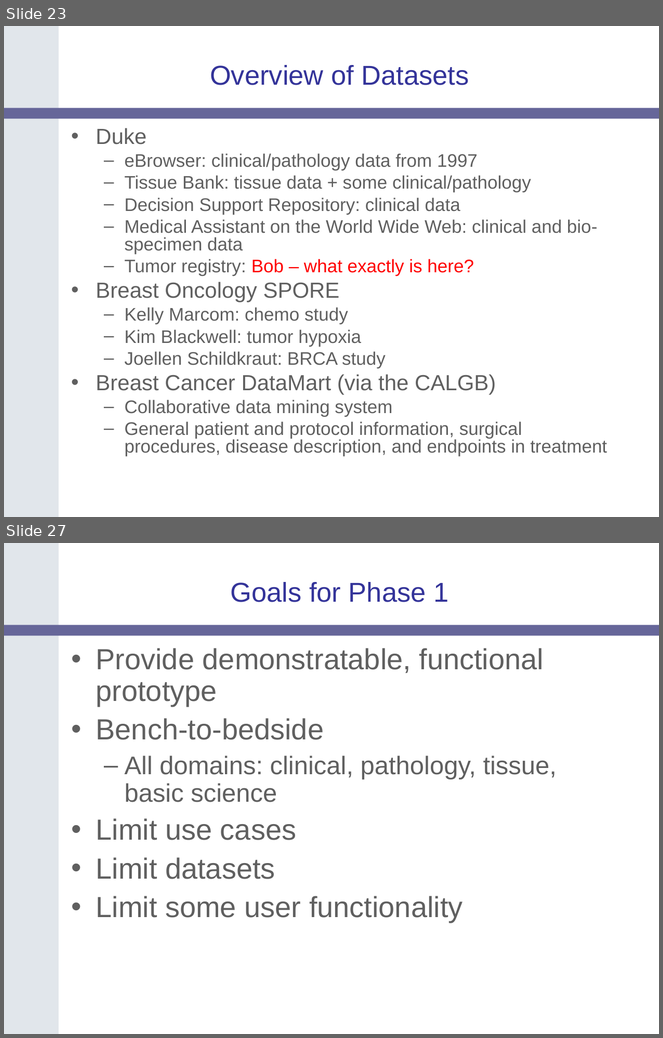
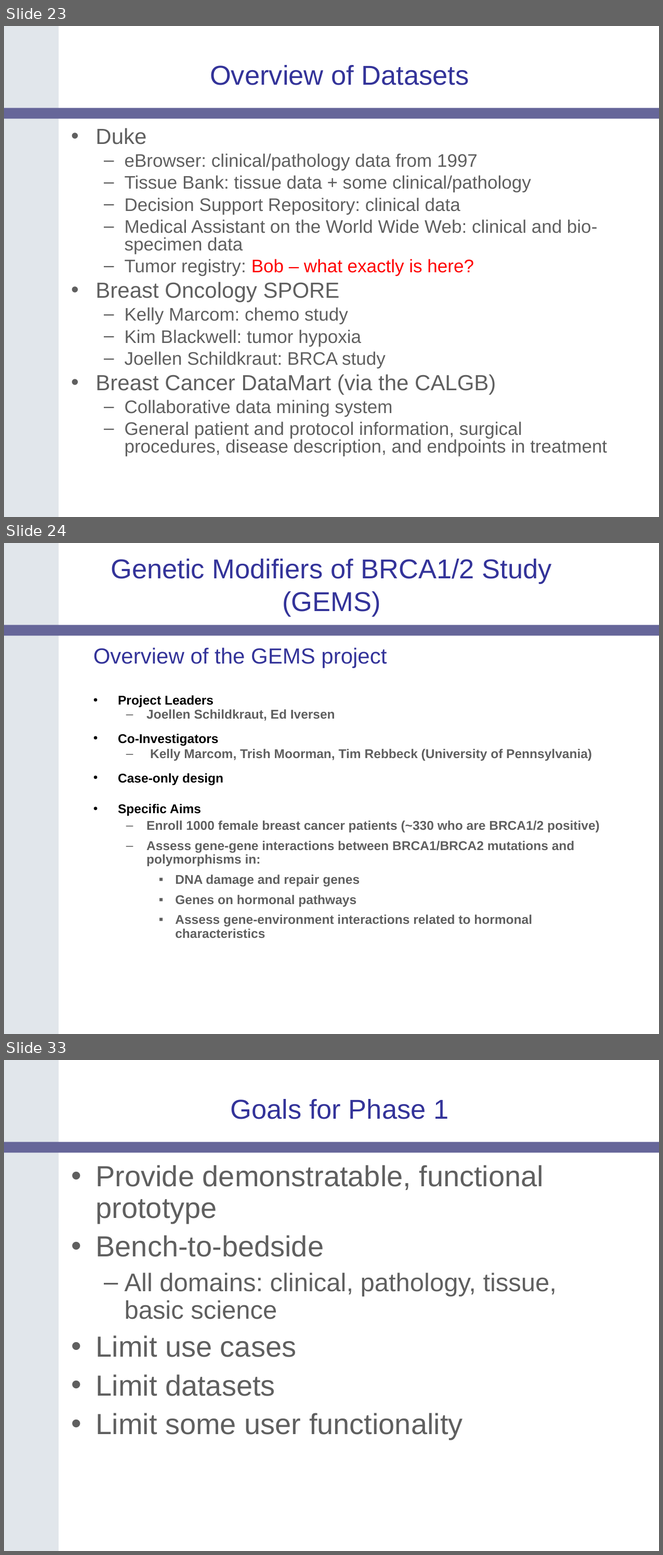
Before and after one commit to NCIP/catrip, a slide deck: catrip/documentation/presentations/catrip_f2f_2006_05/catrip_f2f_introduction_2006_05.ppt. Shown one above the other, each under a label of ours: slides 23 and 27 before the commit, slides 23, 24 and 33 after it; the slides between them are not shown. The pictures are 663x1038 and 663x1555 pixels, drawn with LibreOffice and Linux fonts; fonts in the diff are those of the drawing; background and template pictures are left out. Boxes give left, top, right and bottom in pixels: in the first picture for what was removed or moved away, otherwise in the second. Text is boxed around its words. In the diff, an @@ line names an element or a change of style, - is before the commit and + after.

Commit message:
added GEMS
SVN-Revision: 65

```diff
--- a/catrip/documentation/presentations/catrip_f2f_2006_05/catrip_f2f_introduction_2006_05.ppt
+++ b/catrip/documentation/presentations/catrip_f2f_2006_05/catrip_f2f_introduction_2006_05.ppt
@@ slide 24 added at <box>4,543,659,1034</box>, background #FFFFFF; not listed: 2 template elements that a slide beside it also shows @@
@@ title added at <box>111,559,552,617</box>, 30 pt, text #333399 @@
+Genetic Modifiers of BRCA1/2 Study
+(GEMS)
@@ text added at <box>93,648,600,938</box>, 14 pt, text #5F5F5F, bold @@
+Overview of the GEMS project
+• Project Leaders
+  – Joellen Schildkraut, Ed Iversen
+• Co-Investigators
+  – Kelly Marcom, Trish Moorman, Tim Rebbeck (University of Pennsylvania)
+• Case-only design
+• Specific Aims
+  – Enroll 1000 female breast cancer patients (~330 who are BRCA1/2 positive)
+  – Assess gene-gene interactions between BRCA1/BRCA2 mutations and polymorphisms in:
+    ▪ DNA damage and repair genes
+    ▪ Genes on hormonal pathways
+    ▪ Assess gene-environment interactions related to hormonal characteristics
@@ what was slide 27 is now slide 33 @@
```
Also in this commit, not shown: 4 slides changed, 11 other slides added, 6 slides removed.
